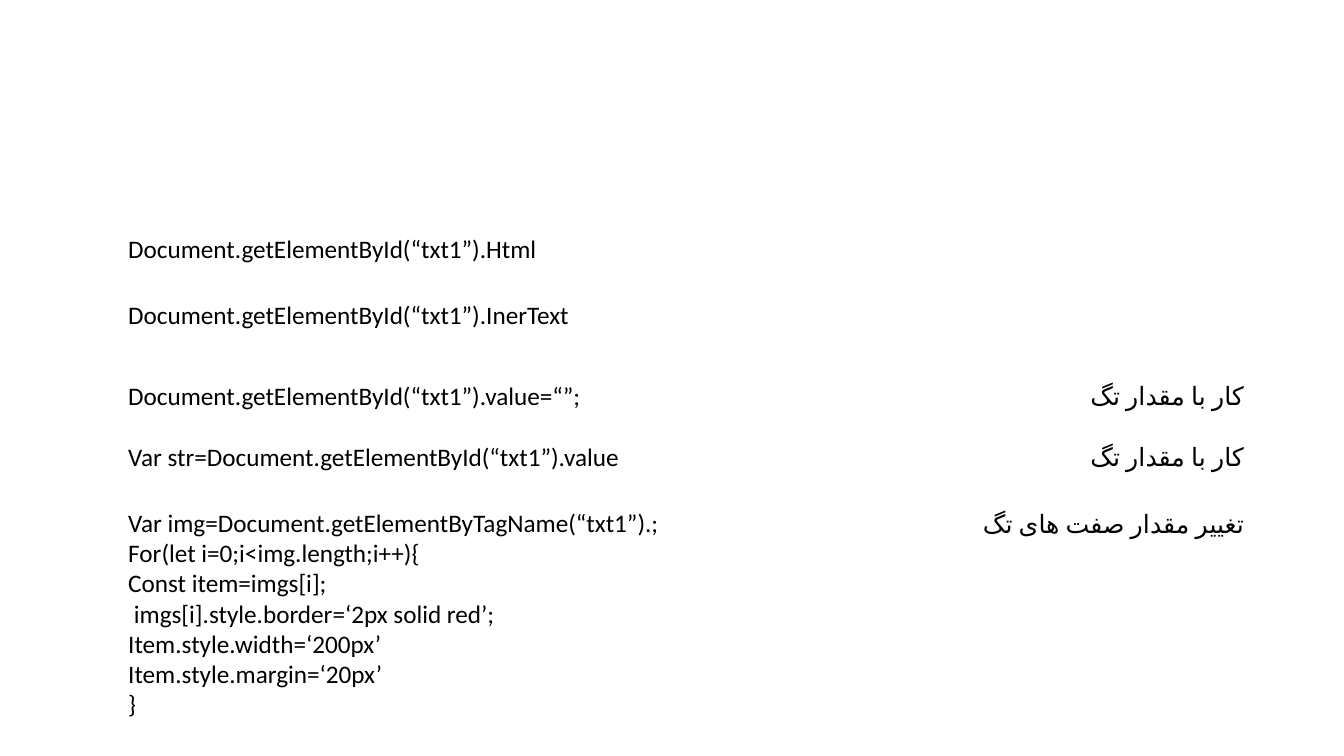
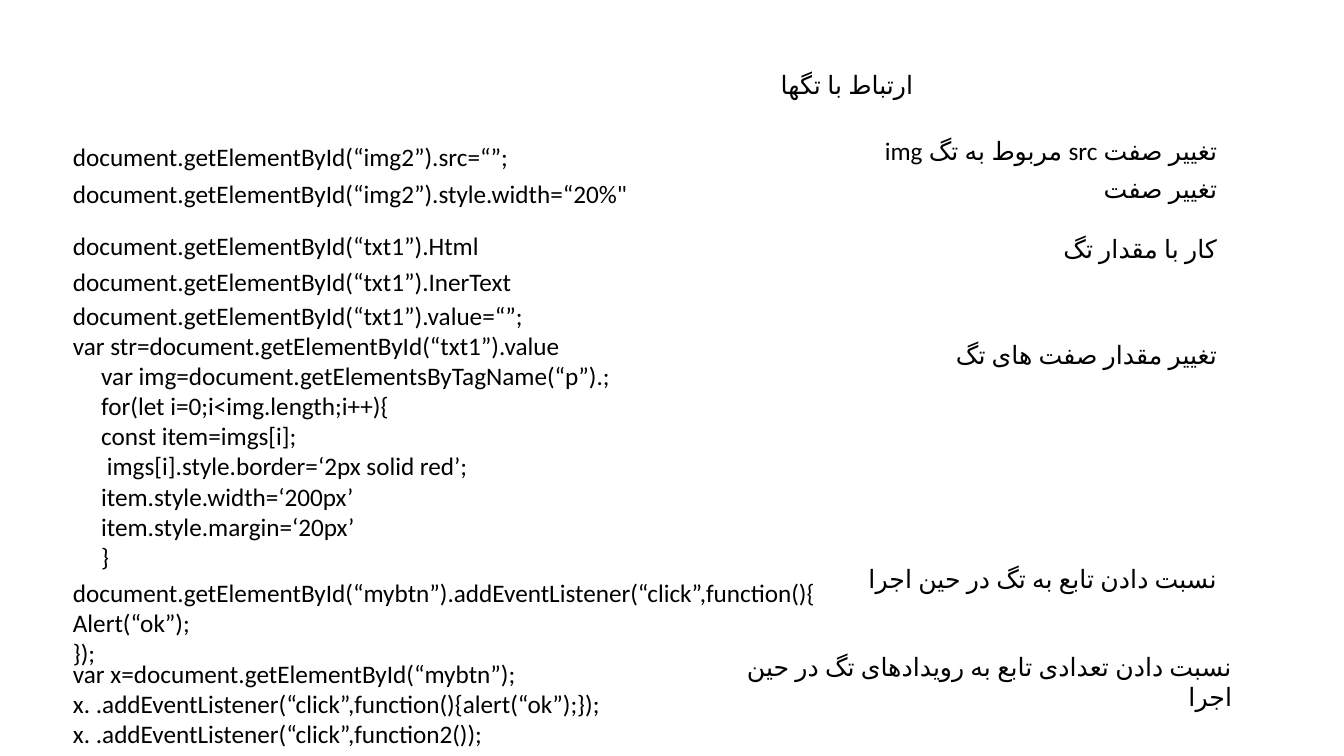
Before and after one commit to RezaFattahi/webdevelop, a slide deck: slide 4 of LEARNING.NOTE/js.pptx (slide 2 before the commit). Drawn at 1344x756 pixels with LibreOffice and Linux fonts; fonts in the diff are those of the drawing. Boxes give left, top, right and bottom in pixels: in the first picture for what was removed or moved away, otherwise in the second. Text is boxed around its words. In the diff, an @@ line names an element or a change of style, - is before the commit and + after.

Commit message:
add new slide in js file

```diff
--- a/LEARNING.NOTE/js.pptx
+++ b/LEARNING.NOTE/js.pptx
@@ text added at (848, 75, 1179, 262), 18 pt, text #000000 @@
+ارتباط با تگها
@@ text added at (73, 147, 508, 171), 18 pt, text #000000 @@
+document.getElementById(“img2”).src=“”;
@@ text added at (1104, 146, 1217, 199), 18 pt, text #000000 @@
+تغییر صفت
@@ text added at (73, 184, 627, 208), 18 pt, text #000000 @@
+document.getElementById(“img2”).style.width=“20%"
@@ text "تغییر مقدار صفت های تگ" rewrapped from (1196, 519, 1244, 539) to (825, 184, 1217, 677) @@
@@ text at (73, 236, 479, 260): text changed @@
-Document.getElementById(“txt1”).Html
+document.getElementById(“txt1”).Html
@@ text "کار با مقدار تگ" rewrapped from (1131, 386, 1244, 539) to (996, 239, 1217, 589) @@
@@ text at (73, 272, 511, 296): text changed @@
-Document.getElementById(“txt1”).InerText
+document.getElementById(“txt1”).InerText
@@ text at (73, 306, 523, 330): text changed @@
-Document.getElementById(“txt1”).value=“”;
+document.getElementById(“txt1”).value=“”;
@@ text at (73, 336, 559, 360): text changed @@
-Var str=Document.getElementById(“txt1”).value
+var str=document.getElementById(“txt1”).value
@@ text "var img=document.getElementsByTagName(“p”).;": place and size @@
-text "var img=document.getElementsByTagName(“p”).;" at (128, 513, 659, 688)
+text "var img=document.getElementsByTagName(“p”).;" at (101, 366, 610, 541)
@@ text added at (1032, 350, 1217, 592), 18 pt, text #000000 @@
+تغییر صفت src مربوط به تگ img
@@ text at (101, 366, 610, 450): text changed @@
-Var img=Document.getElementByTagName(“txt1”).;
-For(let i=0;i<img.length;i++){
-Const item=imgs[i];
+var img=document.getElementsByTagName(“p”).;
+for(let i=0;i<img.length;i++){
+const item=imgs[i];
@@ text removed at (983, 447, 1244, 534) @@
-کار با مقدار تگ
@@ text at (101, 488, 354, 541): text changed @@
-Item.style.width=‘200px’
-Item.style.margin=‘20px’
+item.style.width=‘200px’
+item.style.margin=‘20px’
@@ text added at (73, 583, 815, 717), 18 pt, text #000000 @@
+document.getElementById(“mybtn”).addEventListener(“click”,function(){
+Alert(“ok”);
+});
@@ text added at (747, 577, 990, 682), 18 pt, text #000000 @@
+نسبت دادن تعدادی تابع به رویدادهای تگ در حین اجرا
@@ text added at (1115, 575, 1232, 712), 18 pt, text #000000 @@
+نسبت دادن تابع به تگ در حین اجرا
@@ text added at (73, 662, 600, 747), 18 pt, text #000000 @@
+var x=document.getElementById(“mybtn”);
+x. .addEventListener(“click”,function(){alert(“ok”);});
+x. .addEventListener(“click”,function2());
```
Also in this commit, not shown: 2 other slides changed, 16 slides added, 1 other file.
